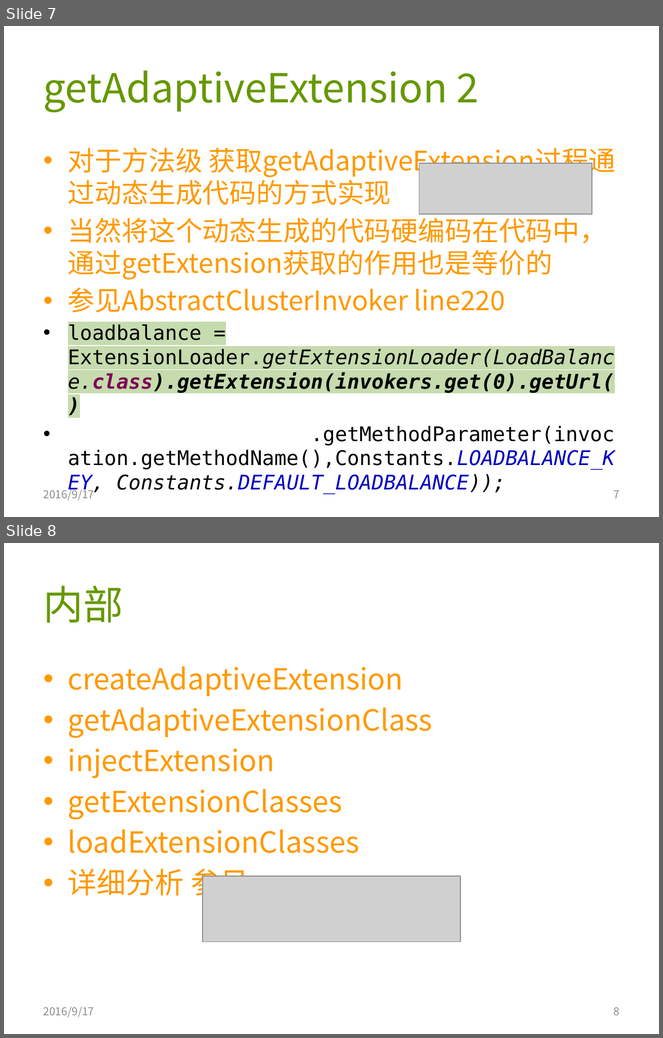
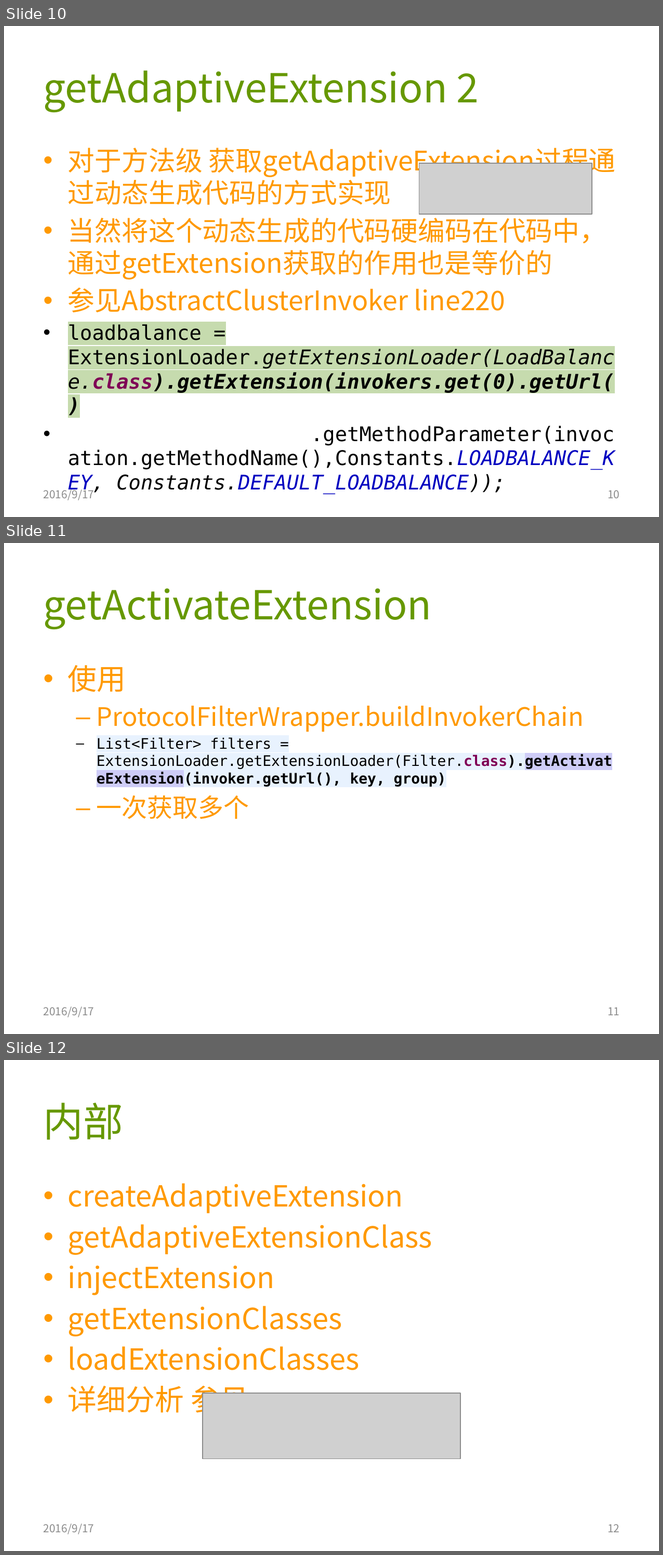
Before and after one commit to AmarRocks/demo, a slide deck: 04.dubbo_demo/document/dubbo源码分析3-扩展点.pptx. Shown one above the other, each under a label of ours: slides 7 and 8 before the commit, slides 10, 11 and 12 after it. The pictures are 663x1038 and 663x1555 pixels, drawn with LibreOffice and Linux fonts; fonts in the diff are those of the drawing; grey boxes stand for pictures. Boxes give left, top, right and bottom in pixels: in the first picture for what was removed or moved away, otherwise in the second. Text is boxed around its words. In the diff, an @@ line names an element or a change of style, - is before the commit and + after.

```diff
--- a/04.dubbo_demo/document/dubbo源码分析3-扩展点.pptx
+++ b/04.dubbo_demo/document/dubbo源码分析3-扩展点.pptx
@@ slide 11 added at [4, 543, 659, 1034], background #FFFFFF @@
@@ title added at [44, 588, 432, 629], 44 pt, text #669800 @@
+getActivateExtension
@@ text added at [68, 665, 612, 819], 16 pt, text #000000 @@
+• 使用
+  – ProtocolFilterWrapper.buildInvokerChain
+  – List<Filter> filters = ExtensionLoader.getExtensionLoader(Filter.class).getActivateExtension(invoker.getUrl(), key, group)
+  – 一次获取多个
@@ text added at [44, 1007, 94, 1018], 12 pt, text #8C8C8C @@
+2016/9/17
@@ page number added at [608, 1007, 620, 1016], 12 pt, text #8C8C8C @@
+11
@@ what was slide 7 is now slide 10 @@
@@ page number at [608, 490, 620, 499]: text changed @@
-7
+10
@@ what was slide 8 is now slide 12 @@
@@ page number at [608, 1524, 620, 1533]: text changed @@
-8
+12
```
Also in this commit, not shown: 3 slides changed, 3 other slides added, 3 other files.
